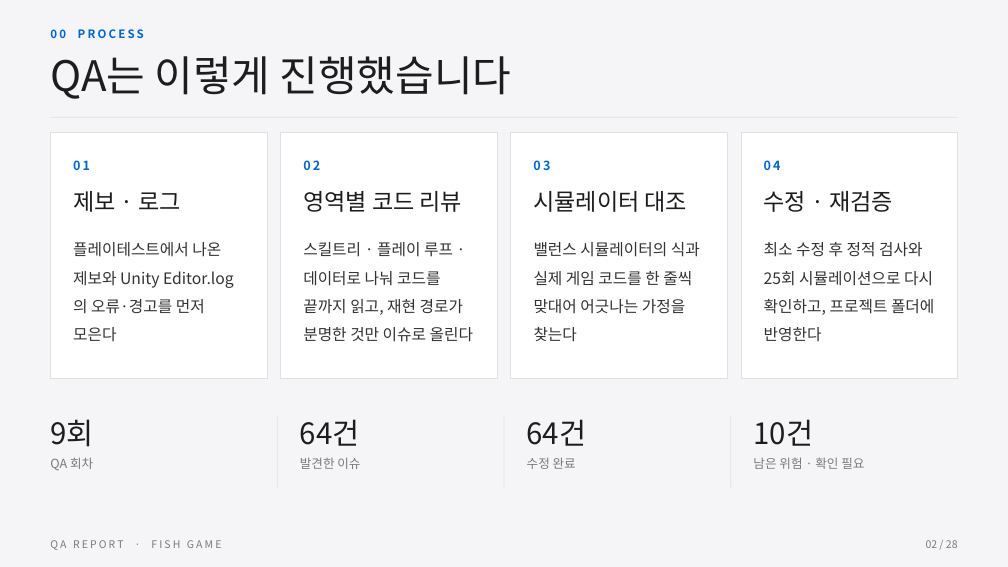
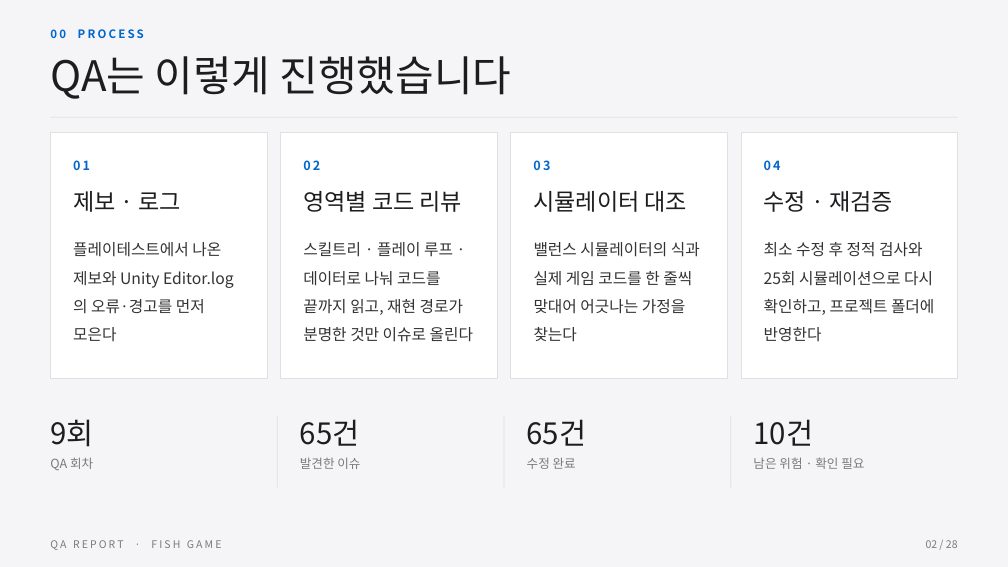
Before and after one commit to BSH0401/fishing, a slide deck: slide 2 of Docs/QA/물고기게임_QA리포트.pptx. Drawn at 1008x567 pixels with LibreOffice and Linux fonts; fonts in the diff are those of the drawing. Boxes give left, top, right and bottom in pixels: in the first picture for what was removed or moved away, otherwise in the second. Text is boxed around its words. In the diff, an @@ line names an element or a change of style, - is before the commit and + after.

```diff
--- a/Docs/QA/물고기게임_QA리포트.pptx
+++ b/Docs/QA/물고기게임_QA리포트.pptx
@@ text at [300,419,360,446]: text changed @@
-64건
+65건
@@ text at [527,419,587,446]: text changed @@
-64건
+65건
```
Also in this commit, not shown: 4 other slides changed, 13 other files.
